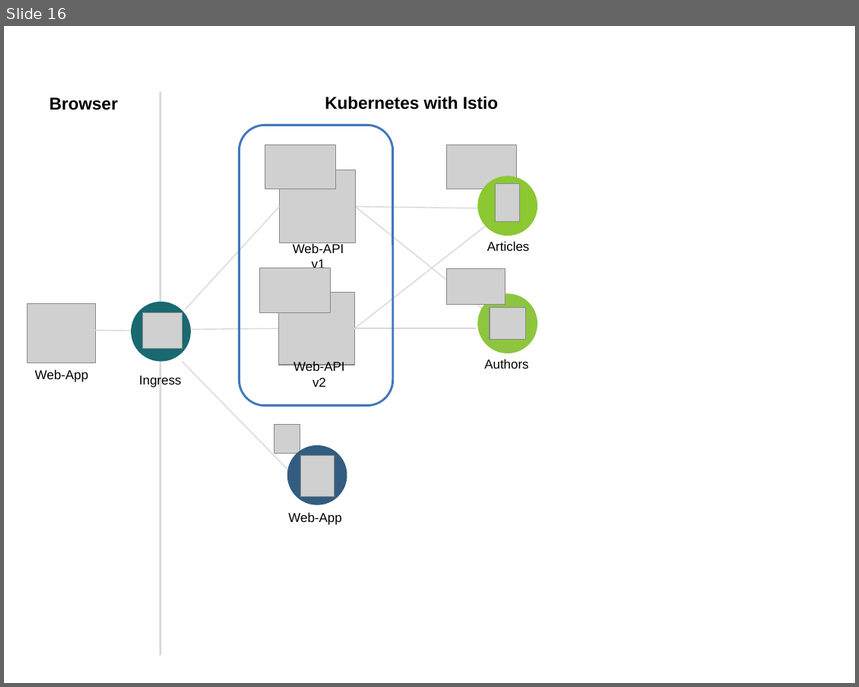
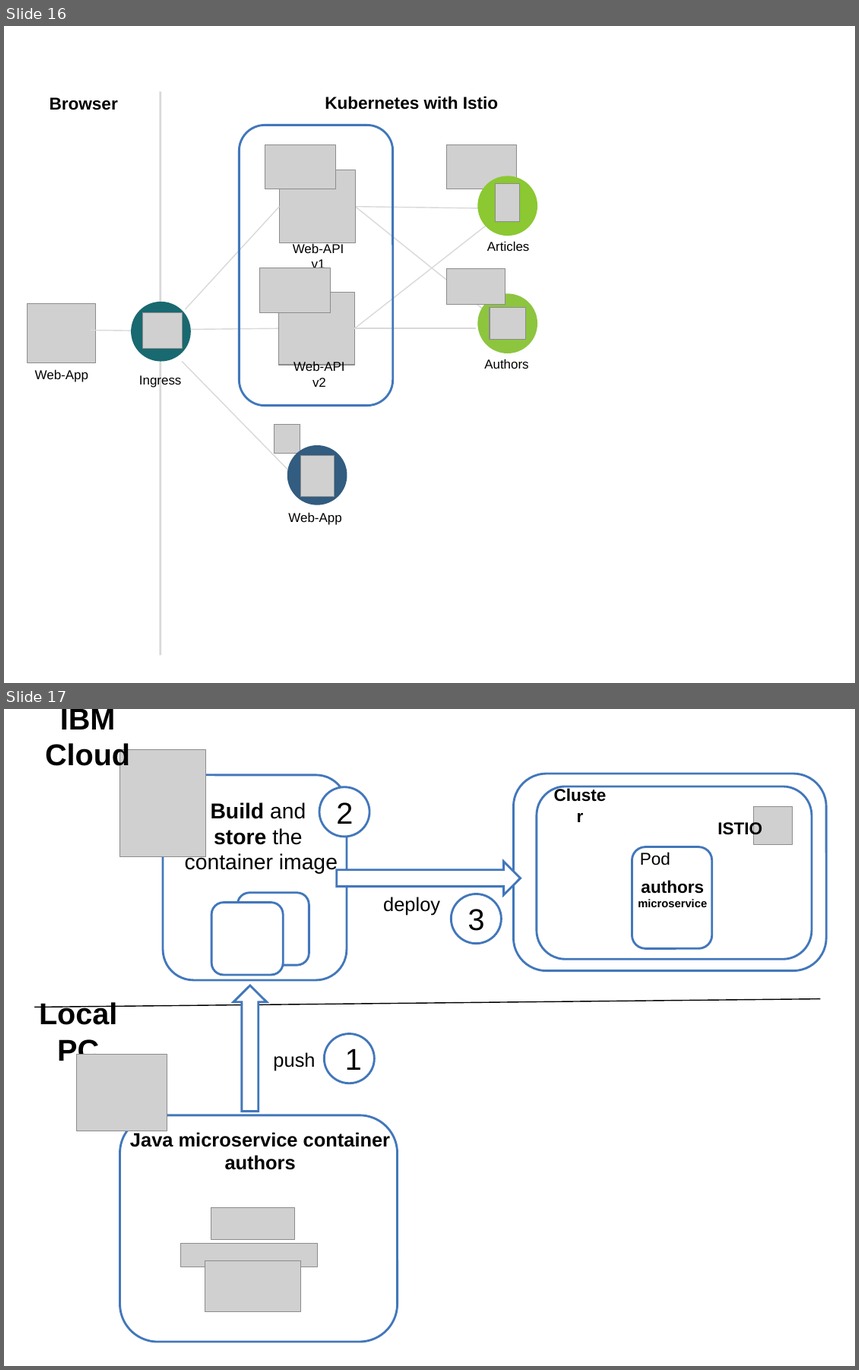
Before and after one commit to thomassuedbroecker/cloud-native-starter, a slide deck: workshop/images/architecture.pptx. Shown one above the other, each under a label of ours: slide 16 before the commit, slides 16 and 17 after it. The pictures are 859x687 and 859x1370 pixels, drawn with LibreOffice and Linux fonts; fonts in the diff are those of the drawing; grey boxes stand for pictures. Boxes give left, top, right and bottom in pixels: in the first picture for what was removed or moved away, otherwise in the second. Text is boxed around its words. In the diff, an @@ line names an element or a change of style, - is before the commit and + after.

```diff
--- a/workshop/images/architecture.pptx
+++ b/workshop/images/architecture.pptx
@@ slide 17 added at (4,709,855,1366), background #FFFFFF @@
@@ text added at (45,709,130,771), 28 pt, text #000000, bold @@
+IBM Cloud
@@ picture added at (120,749,206,856) @@
@@ rounded rectangle added at (163,775,347,980), outline #4277BB 2 pt @@
@@ rounded rectangle added at (514,774,826,971), outline #4277BB 2 pt @@
@@ ellipse added at (319,787,370,837), fill #FFFFFF, outline #4277BB 2 pt @@
@@ rounded rectangle added at (537,787,812,959), outline #4277BB 2 pt @@
@@ text added at (549,792,611,820), 16 pt, text #000000, bold @@
+Cluster
@@ text added at (185,802,338,874), 20 pt, text #000000 @@
+Build and
+store the
+container image
@@ text added at (336,802,353,824), 28 pt, text #000000 @@
+2
@@ text added at (718,821,762,839), 16 pt, text #000000, bold @@
+ISTIO
@@ picture added at (754,806,792,844) @@
@@ up arrow added at (336,862,521,895), fill #FFFFFF, outline #4277BB 2 pt @@
@@ rounded rectangle added at (633,847,712,948), outline #4277BB 2 pt @@
@@ text added at (640,852,671,866), 16 pt, text #000000 @@
+Pod
@@ text added at (638,880,707,907), 10.5 pt, text #000000, bold @@
+authors microservice
@@ rounded rectangle added at (211,903,283,975), fill #FFFFFF, outline #4277BB 2 pt @@
@@ rounded rectangle added at (237,893,309,966), outline #4277BB 2 pt @@
@@ text added at (383,897,440,915), 18 pt, text #000000 @@
+deploy
@@ ellipse added at (452,894,502,944), fill #FFFFFF, outline #4277BB 2 pt @@
@@ text added at (468,909,485,931), 28 pt, text #000000 @@
+3
@@ line added from (34, 1008) to (820, 999), #000000 1 pt @@
@@ text added at (39,1002,117,1066), 28 pt, text #000000, bold @@
+Local PC
@@ up arrow added at (234,986,267,1112), fill #FFFFFF, outline #4277BB 2 pt @@
@@ ellipse added at (325,1034,375,1084), outline #4277BB 2 pt @@
@@ text added at (345,1049,362,1070), 28 pt, text #000000 @@
+1
@@ picture added at (77,1055,167,1132) @@
@@ text added at (273,1053,315,1072), 18 pt, text #000000 @@
+push
@@ rounded rectangle added at (120,1116,398,1343), fill #FFFFFF, outline #4277BB 2 pt @@
@@ text added at (130,1131,390,1170), 18 pt, text #000000, bold @@
+Java microservice container
+authors
@@ picture added at (211,1208,294,1239) @@
@@ picture added at (180,1244,316,1268) @@
@@ picture added at (205,1262,301,1312) @@
```
Also in this commit, not shown: 1 other file.
